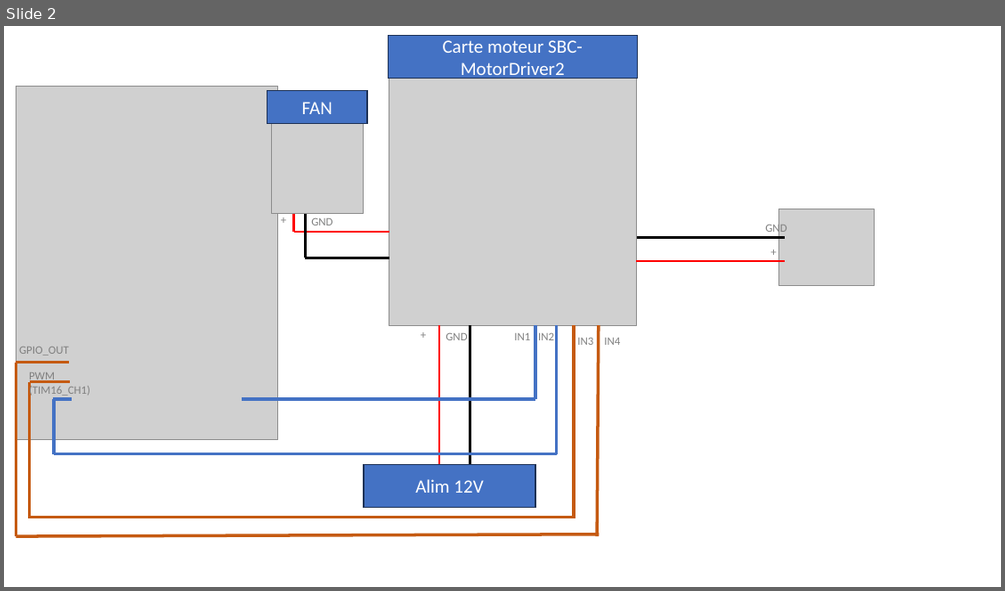
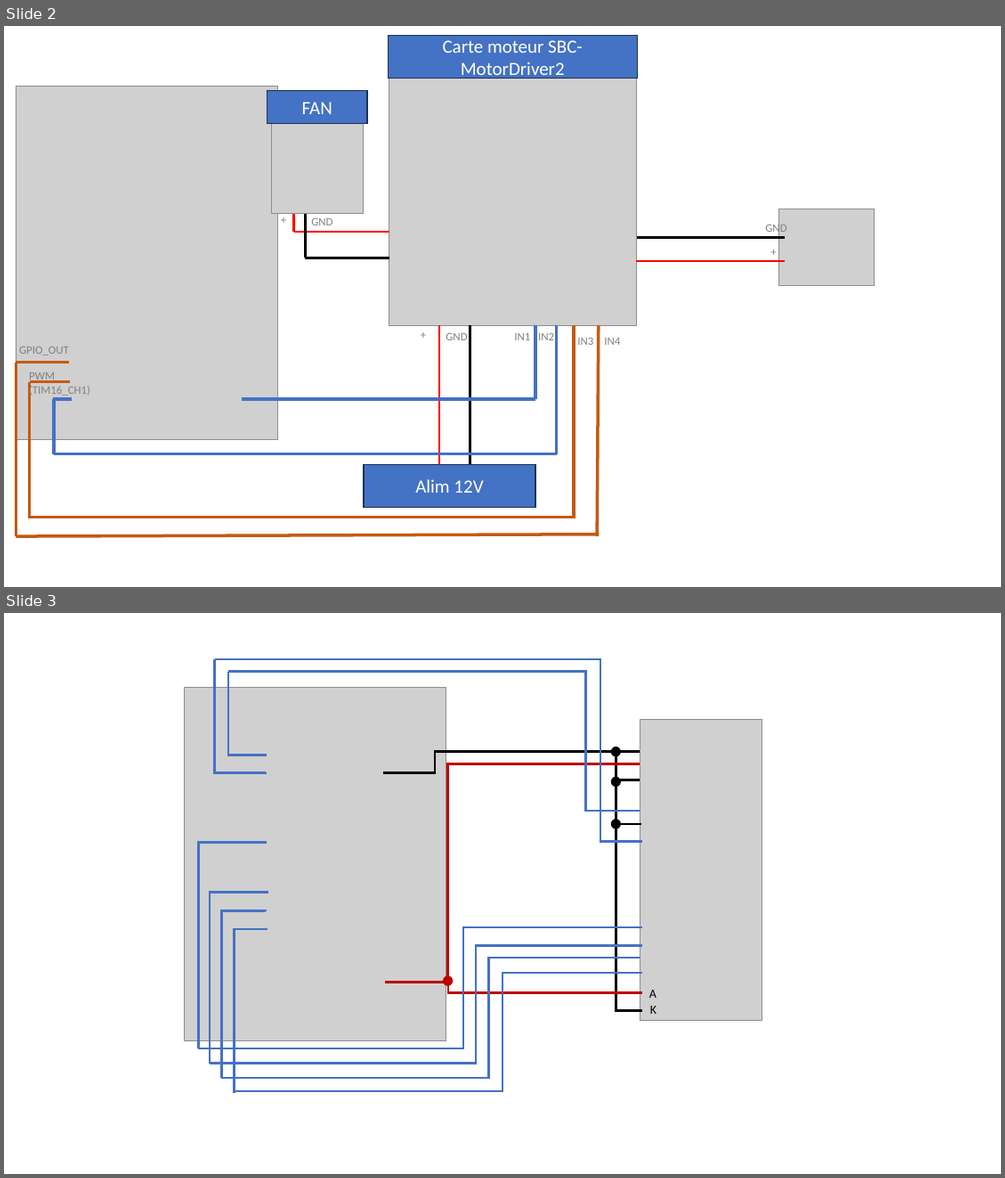
Before and after one commit to Lucas-byte31/Greenhouse, a slide deck: 02_SW_SPEC/Schema de cablage.pptx. Shown one above the other, each under a label of ours: slide 2 before the commit, slides 2 and 3 after it. The pictures are 1005x591 and 1005x1178 pixels, drawn with LibreOffice and Linux fonts; fonts in the diff are those of the drawing; grey boxes stand for pictures. Boxes give left, top, right and bottom in pixels: in the first picture for what was removed or moved away, otherwise in the second. Text is boxed around its words. In the diff, an @@ line names an element or a change of style, - is before the commit and + after.

Commit message:
schéma_cablage_lcd

```diff
--- a/02_SW_SPEC/Schema de cablage.pptx
+++ b/02_SW_SPEC/Schema de cablage.pptx
@@ slide 3 added at (4, 613, 1001, 1174), background #FFFFFF @@
@@ elbow line added from (642, 841) to (215, 659), #4472C4 2.25 pt @@
@@ elbow line added from (215, 659) to (266, 772), #4472C4 2.25 pt @@
@@ picture added at (184, 687, 446, 1041) @@
@@ elbow line added from (640, 811) to (228, 672), #4472C4 2.25 pt @@
@@ elbow line added from (228, 672) to (266, 756), #4472C4 2.25 pt @@
@@ picture added at (640, 719, 762, 1021) @@
@@ elbow line added from (640, 751) to (383, 772), #000000 2.25 pt @@
@@ elbow line added from (640, 764) to (385, 981), #C00000 2.25 pt @@
@@ elbow line added from (640, 779) to (591, 751), #000000 2.25 pt @@
@@ ellipse added at (611, 747, 621, 756), fill #000000 @@
@@ elbow line added from (640, 823) to (615, 751), #000000 2.25 pt @@
@@ ellipse added at (611, 777, 621, 787), fill #000000 @@
@@ ellipse added at (611, 819, 621, 829), fill #000000 @@
@@ elbow line added from (641, 1011) to (615, 819), #000000 2.25 pt @@
@@ elbow line added from (198, 1049) to (266, 844), #4472C4 2.25 pt @@
@@ elbow line added from (210, 1063) to (267, 893), #4472C4 2.25 pt @@
@@ elbow line added from (642, 927) to (198, 1048), #4472C4 2.25 pt @@
@@ elbow line added from (222, 1078) to (265, 911), #4472C4 2.25 pt @@
@@ elbow line added from (234, 1093) to (267, 929), #4472C4 2.25 pt @@
@@ elbow line added from (642, 945) to (210, 1063), #4472C4 2.25 pt @@
@@ elbow line added from (640, 957) to (222, 1078), #4472C4 2.25 pt @@
@@ elbow line added from (642, 973) to (234, 1091), #4472C4 2.25 pt @@
@@ elbow line added from (642, 993) to (395, 981), #C00000 2.25 pt @@
@@ ellipse added at (443, 976, 453, 986), fill #C00000 @@
@@ text added at (649, 989, 656, 997), 12 pt, text #000000 @@
+A
@@ text added at (650, 1005, 656, 1013), 12 pt, text #000000 @@
+K
```
